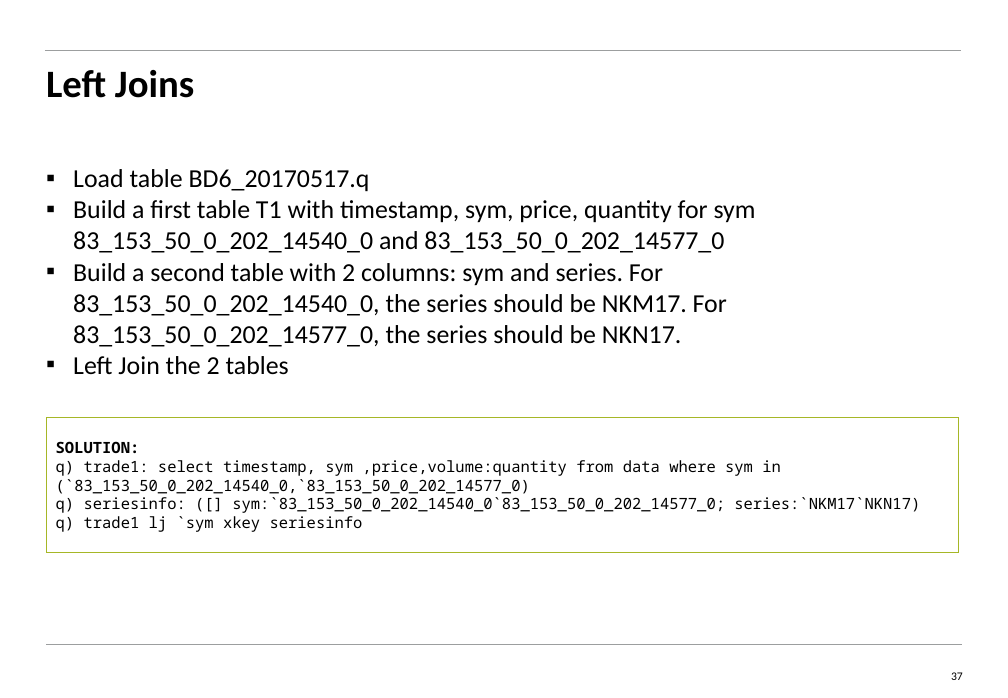
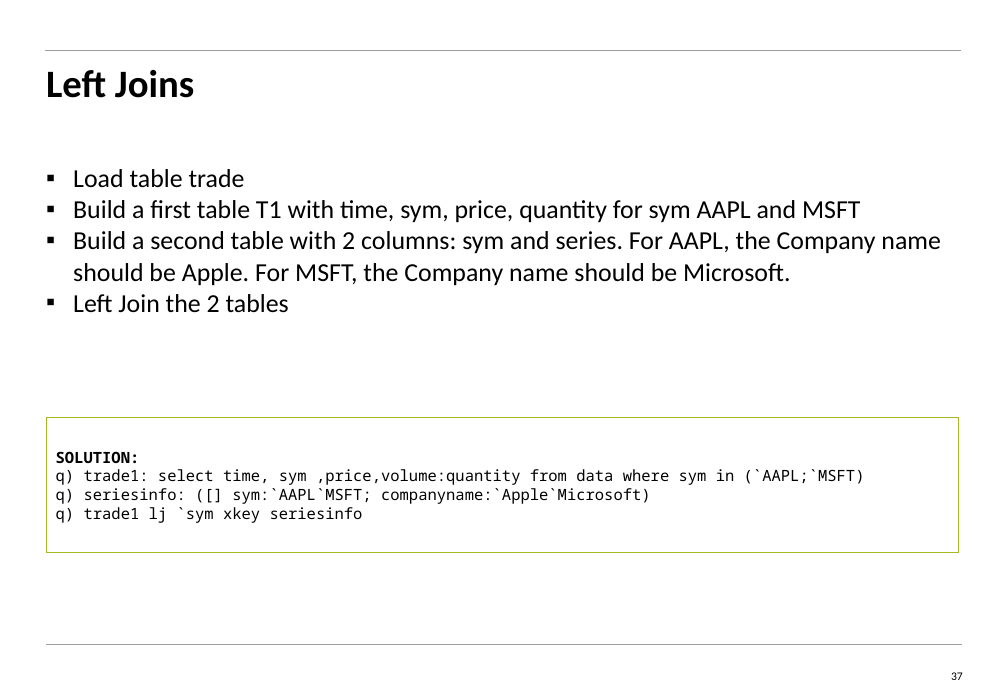
Before and after one commit to kenwjj/Q-ingSpree, a slide deck: slide 37 of kdb_training/KDB_2day_Training_Day2_students-kw.pptx. Drawn at 1008x698 pixels with LibreOffice and Linux fonts; fonts in the diff are those of the drawing. Boxes give left, top, right and bottom in pixels: in the first picture for what was removed or moved away, otherwise in the second. Text is boxed around its words. In the diff, an @@ line names an element or a change of style, - is before the commit and + after.

```diff
--- a/kdb_training/KDB_2day_Training_Day2_students-kw.pptx
+++ b/kdb_training/KDB_2day_Training_Day2_students-kw.pptx
@@ text at (73,169,941,286): text changed @@
-▪ Load table BD6_20170517.q
-▪ Build a first table T1 with timestamp, sym, price, quantity for sym 83_153_50_0_202_14540_0 and 83_153_50_0_202_14577_0
-▪ Build a second table with 2 columns: sym and series. For 83_153_50_0_202_14540_0, the series should be NKM17. For 83_153_50_0_202_14577_0, the series should be NKN17.
+▪ Load table trade
+▪ Build a first table T1 with time, sym, price, quantity for sym AAPL and MSFT
+▪ Build a second table with 2 columns: sym and series. For AAPL, the Company name should be Apple. For MSFT, the Company name should be Microsoft.
@@ text in rectangle at (56,469,865,504): text changed @@
-q) trade1: select timestamp, sym ,price,volume:quantity from data where sym in (`83_153_50_0_202_14540_0,`83_153_50_0_202_14577_0)
-q) seriesinfo: ([] sym:`83_153_50_0_202_14540_0`83_153_50_0_202_14577_0; series:`NKM17`NKN17)
+q) trade1: select time, sym ,price,volume:quantity from data where sym in (`AAPL;`MSFT)
+q) seriesinfo: ([] sym:`AAPL`MSFT; companyname:`Apple`Microsoft)
```
Also in this commit, not shown: 9 other slides changed, 1 slide added, 2 other files.
